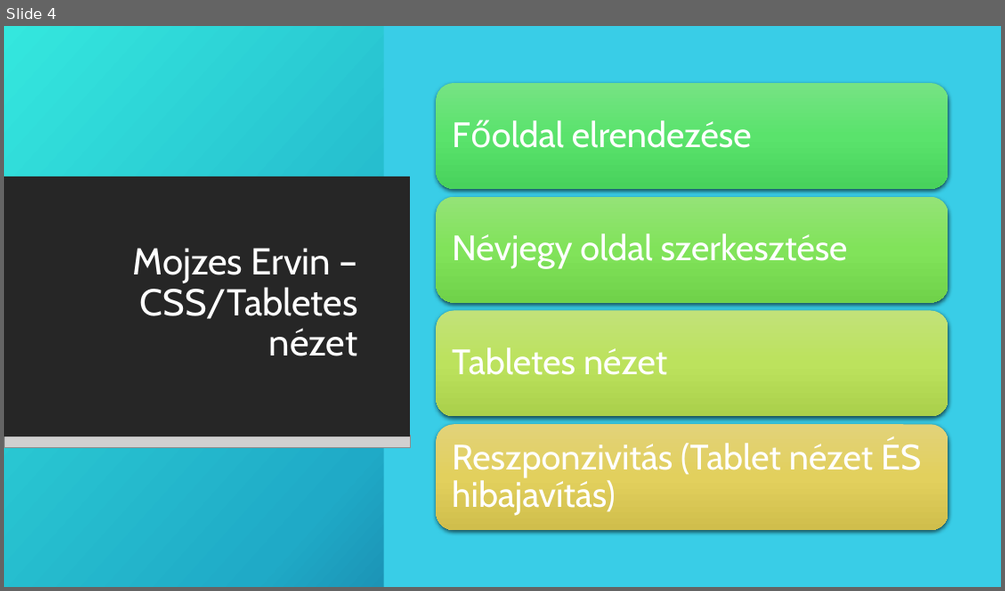
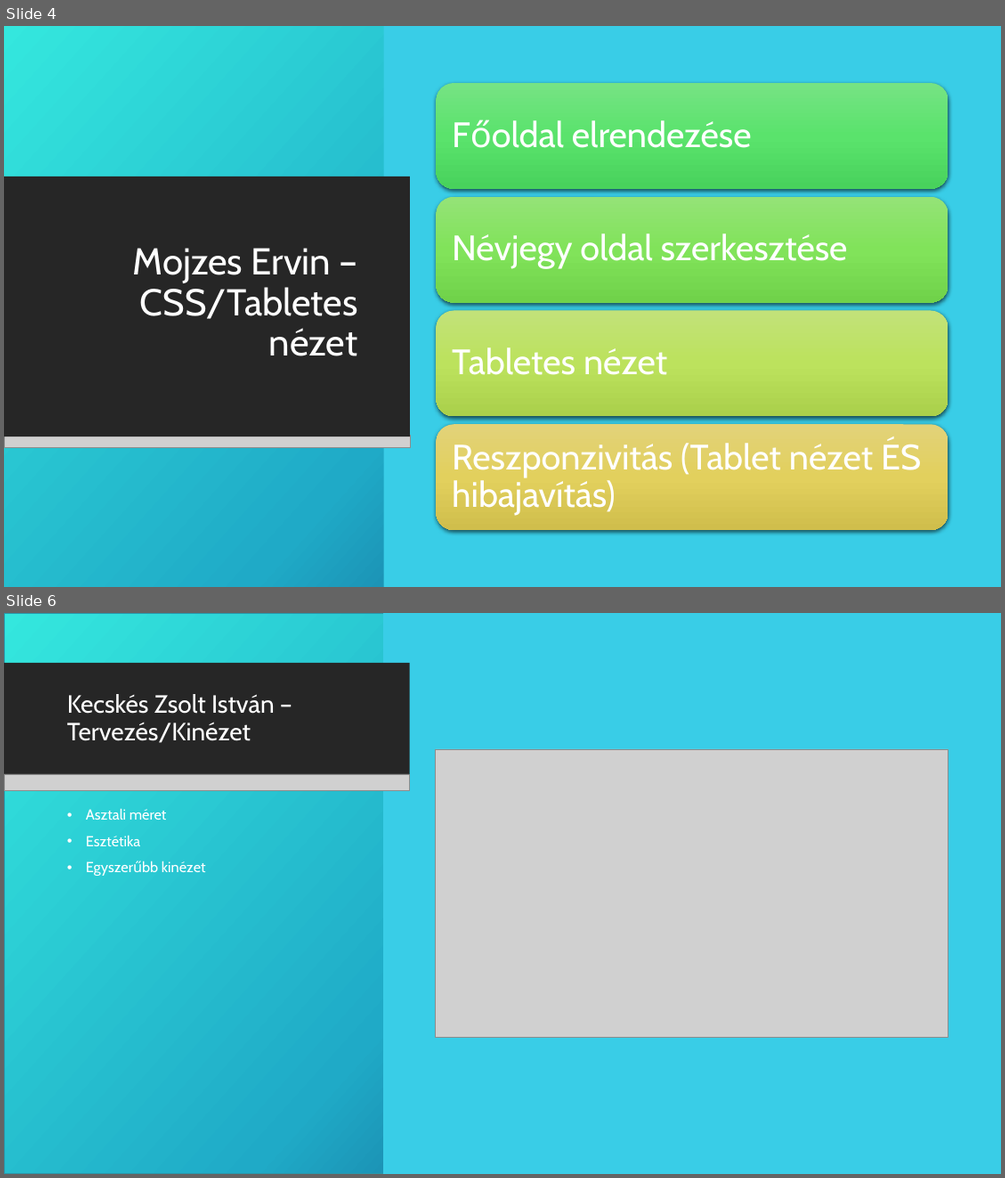
Before and after one commit to kecskeszsoltistvan/NyiltKodok, a slide deck: Open-Source.pptx. Shown one above the other, each under a label of ours: slide 4 before the commit, slides 4 and 6 after it; the slides between them are not shown. The pictures are 1005x591 and 1005x1178 pixels, drawn with LibreOffice and Linux fonts; fonts in the diff are those of the drawing; grey boxes stand for pictures; background and template pictures are left out. Boxes give left, top, right and bottom in pixels: in the first picture for what was removed or moved away, otherwise in the second. Text is boxed around its words. In the diff, an @@ line names an element or a change of style, - is before the commit and + after.

```diff
--- a/Open-Source.pptx
+++ b/Open-Source.pptx
@@ slide 6 added at (4,613,1001,1174), background picture (left out); not listed: 2 template elements that a slide beside it also shows @@
@@ rectangle added at (4,613,1001,1174), fill gradient #36E6DD to #21ABC8 to #0C2263, outline #2A98AB 1 pt @@
@@ rectangle added at (383,613,1001,1174), fill #39CDE7 @@
@@ rectangle added at (4,663,409,775), fill #262626 @@
@@ title added at (67,694,275,743), 24 pt, text #FFFFFF @@
+Kecskés Zsolt István – Tervezés/Kinézet
@@ picture added at (436,749,948,1038) @@
@@ picture added at (4,774,409,790) @@
@@ text added at (86,808,206,872), 14 pt, text #FFFFFF @@
+• Asztali méret
+• Esztétika
+• Egyszerűbb kinézet
```
Also in this commit, not shown: 1 slide changed, 7 other slides added.
